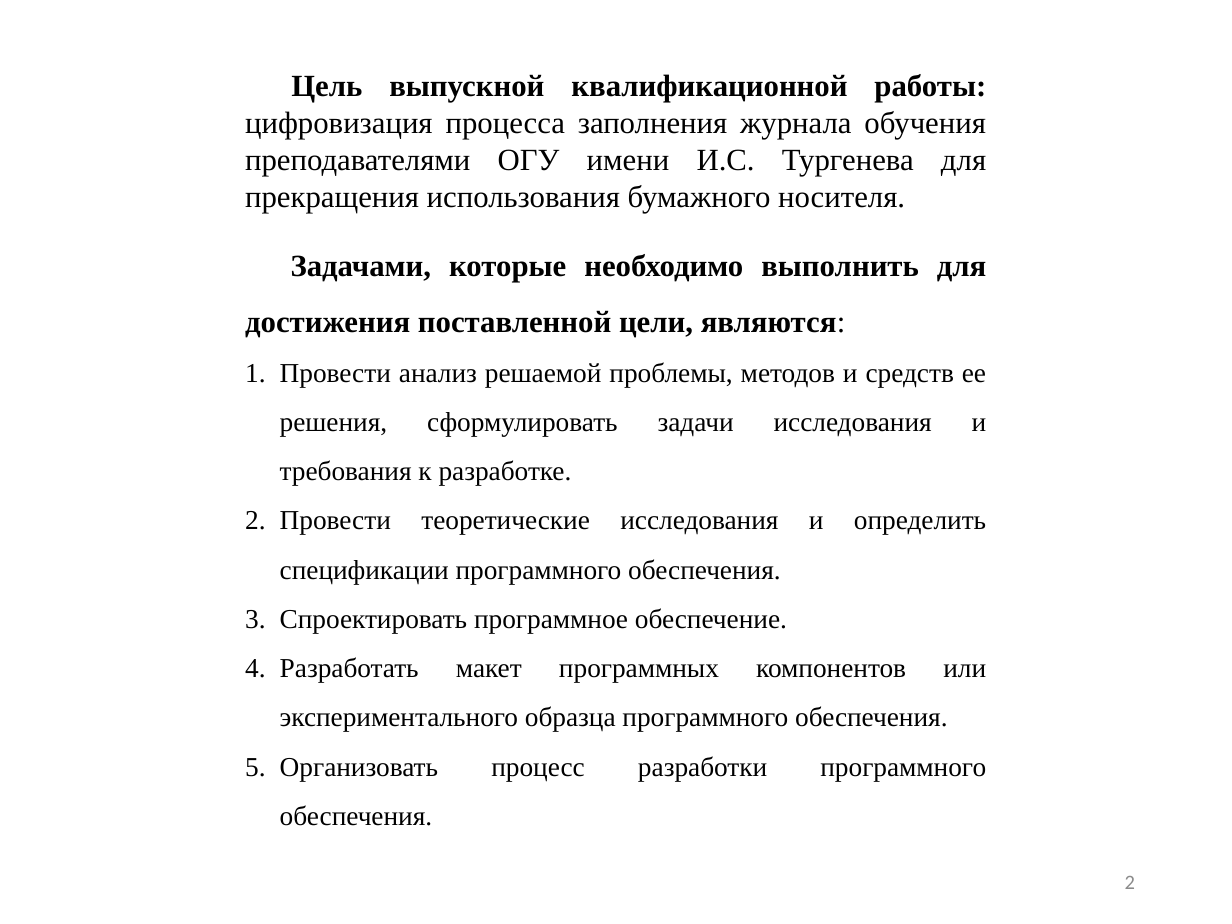
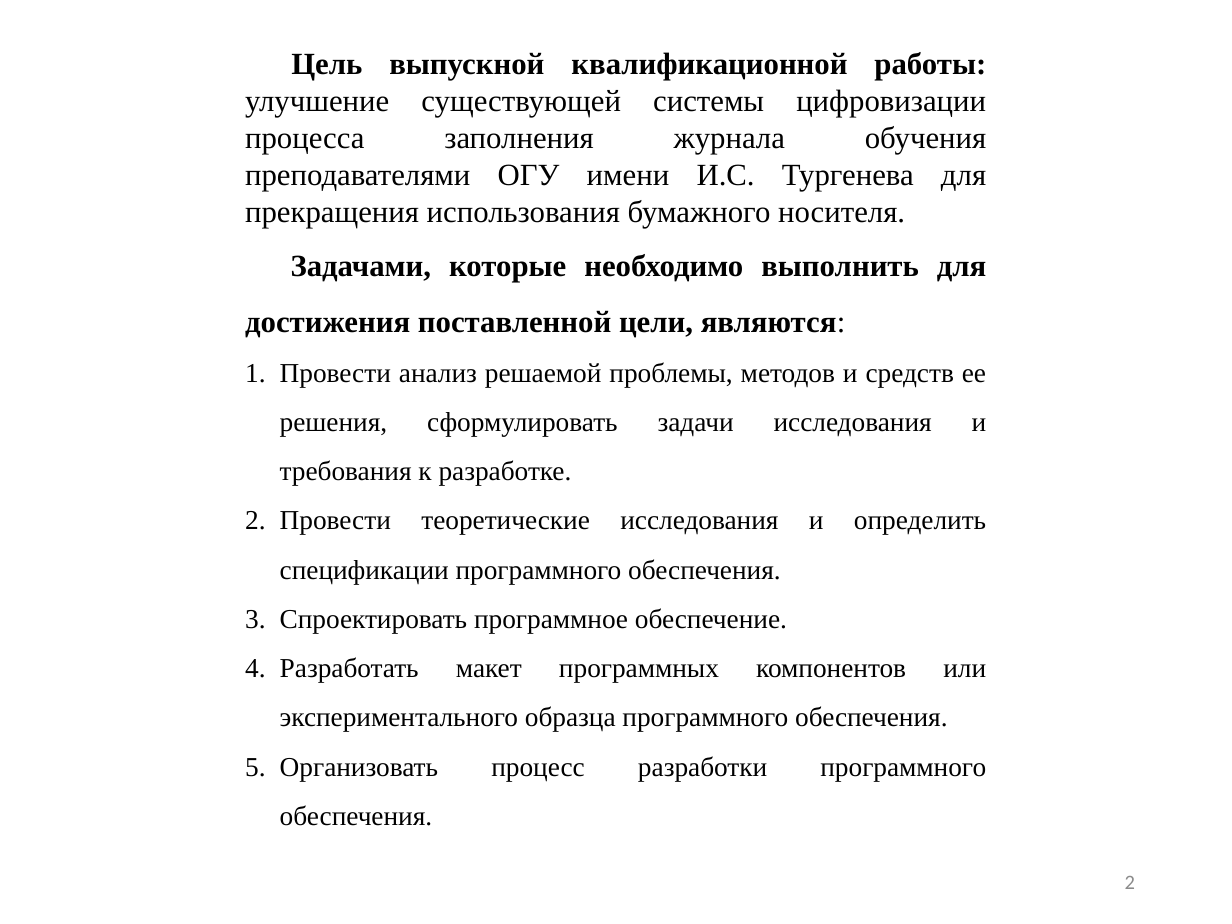
Before and after one commit to kuskas112/Labs, a slide deck: slide 2 of ВКР/ВКР_Василения_21ПГ.pptx. Drawn at 1232x924 pixels with LibreOffice and Linux fonts; fonts in the diff are those of the drawing. Boxes give left, top, right and bottom in pixels: in the first picture for what was removed or moved away, otherwise in the second. Text is boxed around its words. In the diff, an @@ line names an element or a change of style, - is before the commit and + after.

Commit message:
цель проблема и актуальность вкр

```diff
--- a/ВКР/ВКР_Василения_21ПГ.pptx
+++ b/ВКР/ВКР_Василения_21ПГ.pptx
@@ text at [245,52,986,228]: text changed @@
-Цель выпускной квалификационной работы: цифровизация процесса заполнения журнала обучения преподавателями ОГУ имени И.С. Тургенева для прекращения использования бумажного носителя.
+Цель выпускной квалификационной работы: улучшение существующей системы цифровизации процесса заполнения журнала обучения преподавателями ОГУ имени И.С. Тургенева для прекращения использования бумажного носителя.
```
Also in this commit, not shown: 1 other slide changed.
